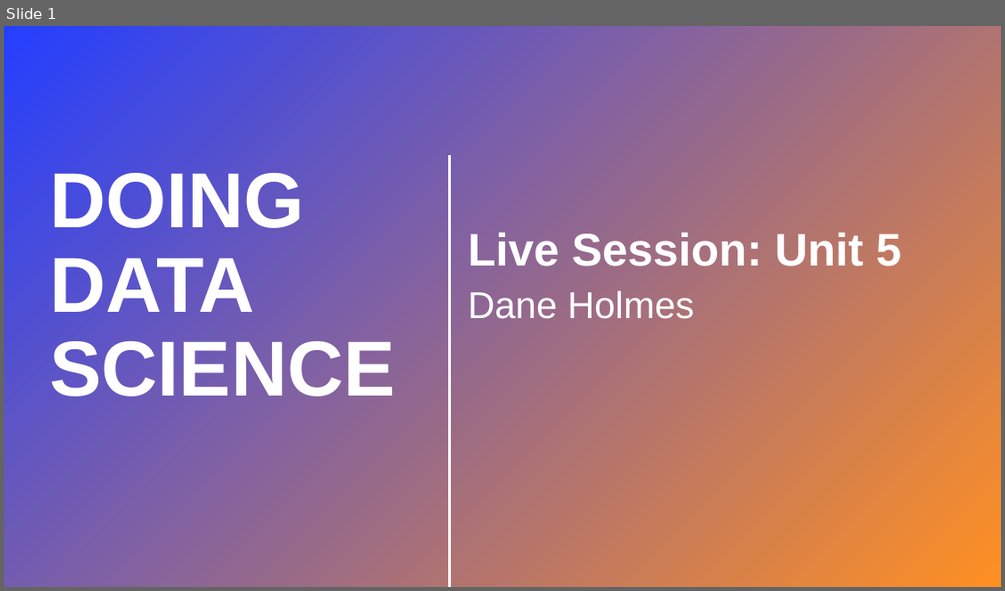
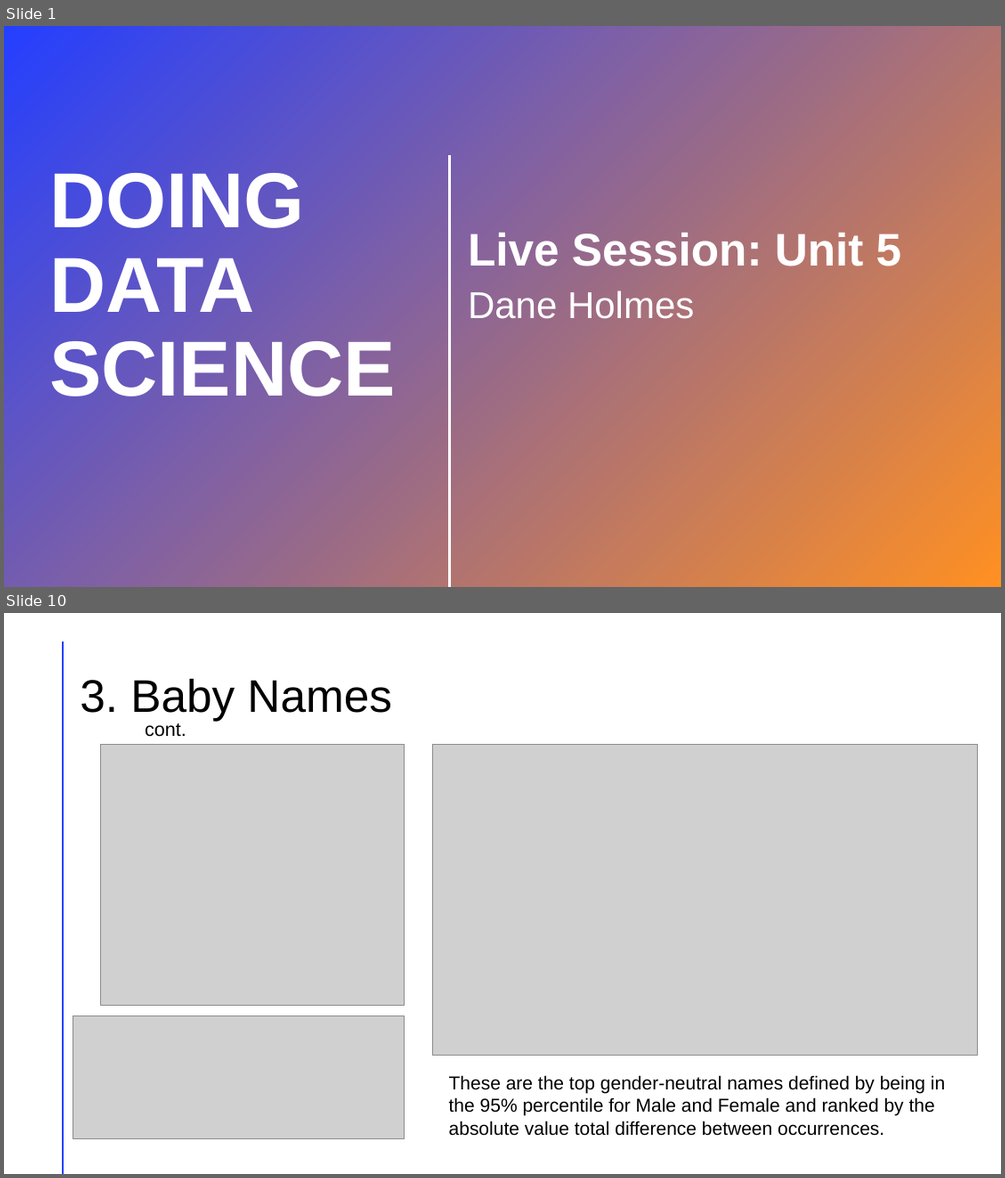
Before and after one commit to cdholmes11/Doing_Data_Science, a slide deck: Unit-5/Dane_Holmes_Live_Session_5.pptx. Shown one above the other, each under a label of ours: slide 1 before the commit, slides 1 and 10 after it; the slides between them are not shown. The pictures are 1005x591 and 1005x1178 pixels, drawn with LibreOffice and Linux fonts; fonts in the diff are those of the drawing; grey boxes stand for pictures; background and template pictures are left out; a plain dark background stands for a picture behind light text. Boxes give left, top, right and bottom in pixels: in the first picture for what was removed or moved away, otherwise in the second. Text is boxed around its words. In the diff, an @@ line names an element or a change of style, - is before the commit and + after.

```diff
--- a/Unit-5/Dane_Holmes_Live_Session_5.pptx
+++ b/Unit-5/Dane_Holmes_Live_Session_5.pptx
@@ slide 10 added at [4, 613, 1001, 1174], background #FFFFFF @@
@@ line added from (63, 642) to (63, 1173), #FF9022 2 pt @@
@@ title added at [80, 678, 392, 721], 44 pt, text #000000 @@
+3. Baby Names
@@ picture added at [100, 744, 404, 1005] @@
@@ text added at [145, 723, 186, 737], 18.5 pt, text #000000 @@
+cont.
@@ picture added at [432, 744, 978, 1055] @@
@@ picture added at [73, 1016, 404, 1139] @@
@@ text added at [449, 1075, 945, 1135], 18 pt, text #000000 @@
+These are the top gender-neutral names defined by being in the 95% percentile for Male and Female and ranked by the absolute value total difference between occurrences.
```
Also in this commit, not shown: 1 slide changed, 9 other slides added, 2 slides removed, 9 other files.
